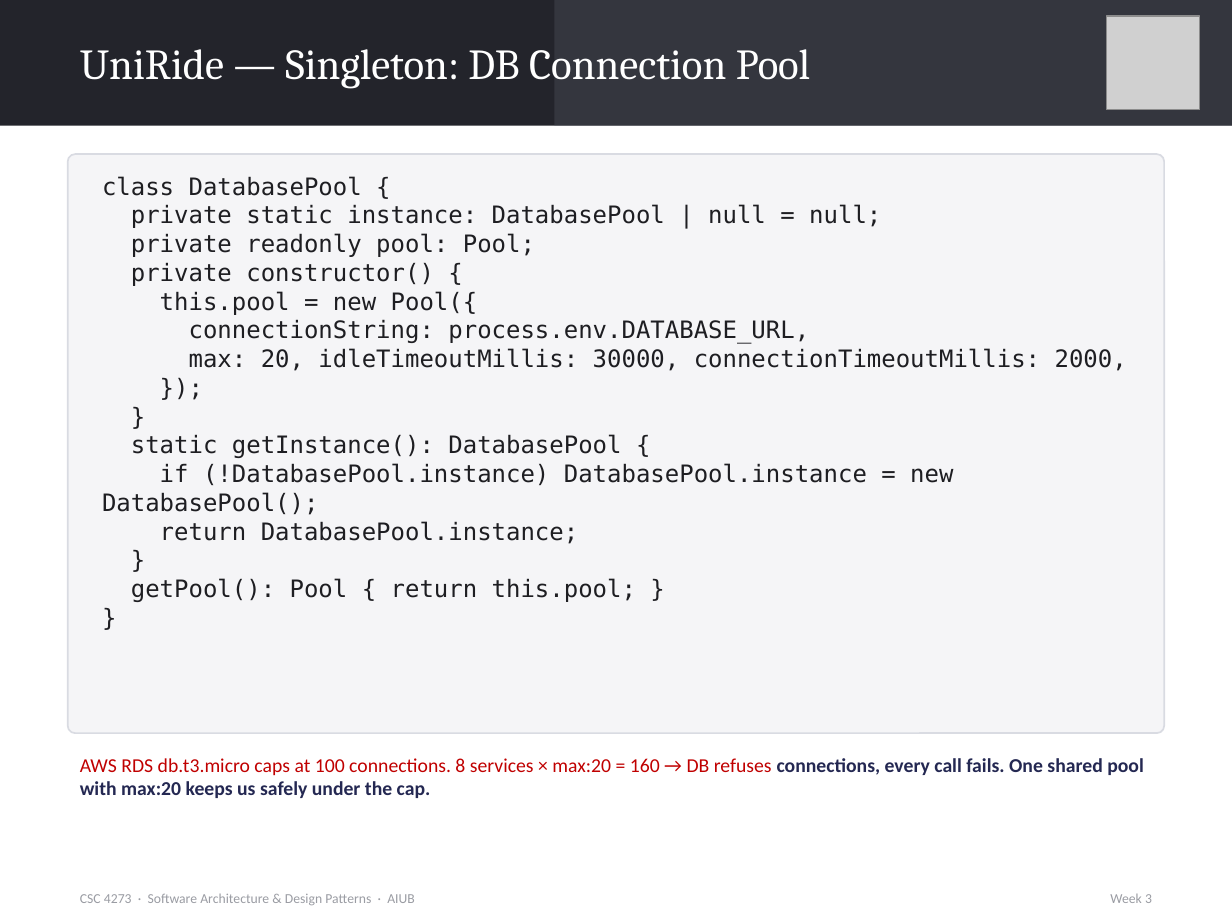
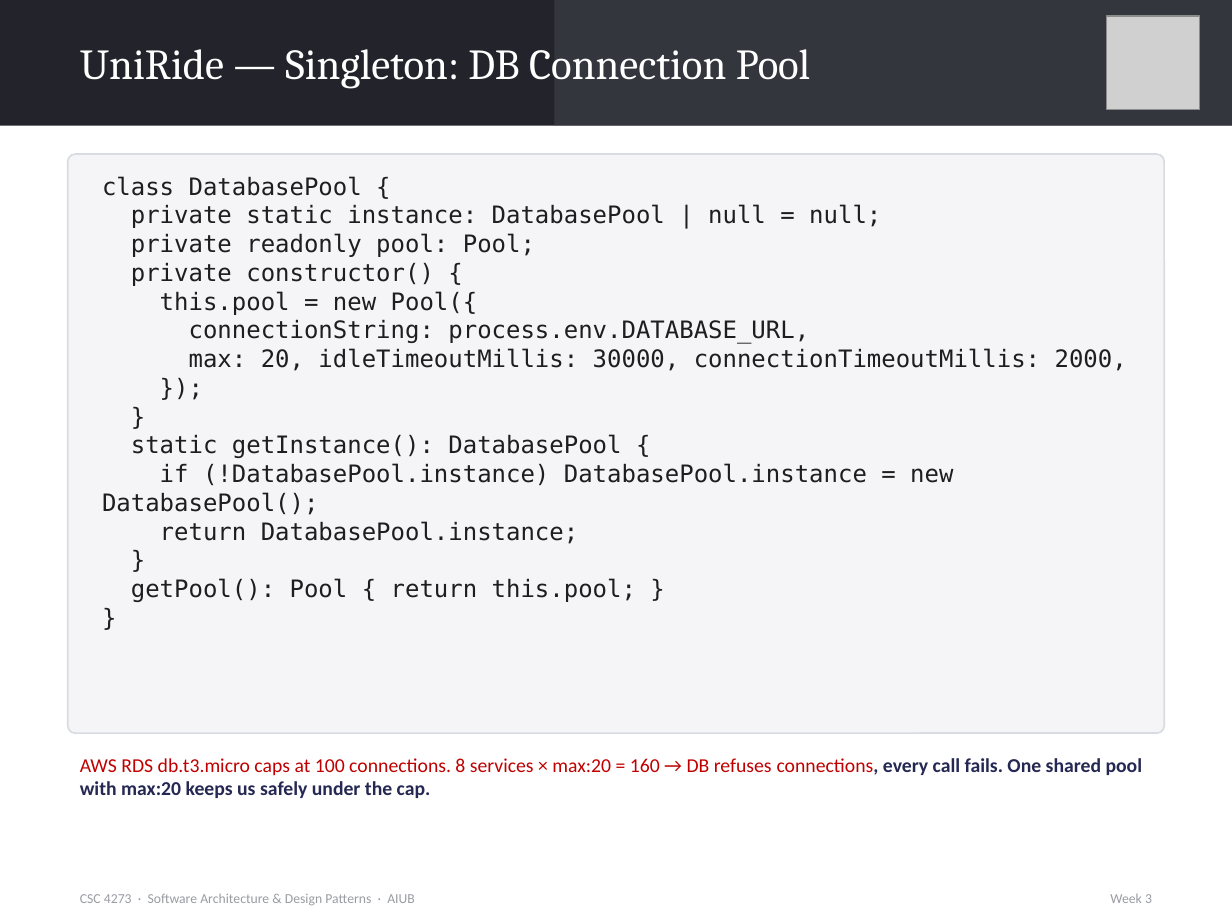
Before and after one commit to alamin200290/teaching-sadp-summer2025-2026-sec-ab, a slide deck: slide 12 of week-3/Week_03_SADP_Creational_Patterns_details.pptx (slide 11 before the commit). Drawn at 1232x924 pixels with LibreOffice and Linux fonts; fonts in the diff are those of the drawing; grey boxes stand for pictures. Boxes give left, top, right and bottom in pixels: in the first picture for what was removed or moved away, otherwise in the second. Text is boxed around its words. In the diff, an @@ line names an element or a change of style, - is before the commit and + after.

```diff
--- a/week-3/Week_03_SADP_Creational_Patterns_details.pptx
+++ b/week-3/Week_03_SADP_Creational_Patterns_details.pptx
@@ text "AWS RDS db.t3.micro caps at ..." at <box>80,758,1143,798</box>: text colour #242852 to #C00000, bold off in "connections," @@
```
Also in this commit, not shown: 5 other slides changed, 4 slides added.
